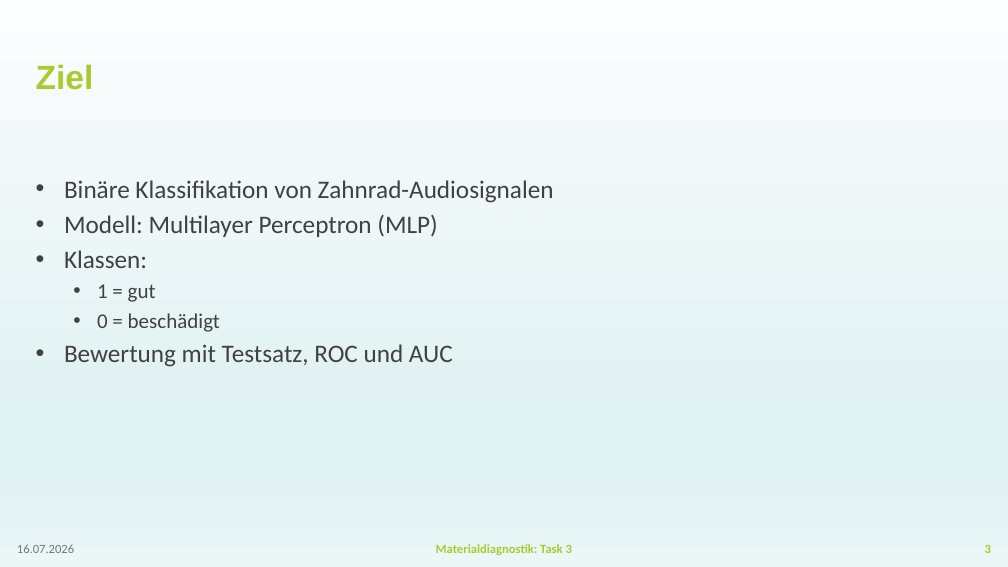
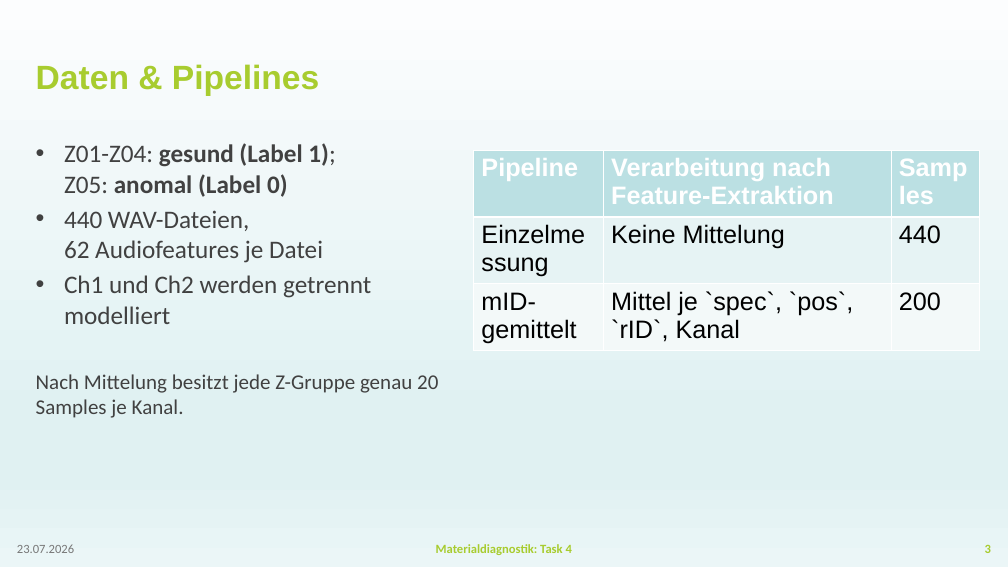
Before and after one commit to BGielczynski/AI_diagnostics, a slide deck: slide 3 of Task_4/Presentation_Task4.pptx. Drawn at 1008x567 pixels with LibreOffice and Linux fonts; fonts in the diff are those of the drawing; background and template pictures are left out. Boxes give left, top, right and bottom in pixels: in the first picture for what was removed or moved away, otherwise in the second. Text is boxed around its words. In the diff, an @@ line names an element or a change of style, - is before the commit and + after.

```diff
--- a/Task_4/Presentation_Task4.pptx
+++ b/Task_4/Presentation_Task4.pptx
@@ title at bbox=[36, 64, 319, 96]: text changed @@
-Ziel
+Daten & Pipelines
@@ text at bbox=[36, 143, 438, 418]: text changed @@
-• Binäre Klassifikation von Zahnrad-Audiosignalen
-• Modell: Multilayer Perceptron (MLP)
-• Klassen:
-  • 1 = gut
-  • 0 = beschädigt
-• Bewertung mit Testsatz, ROC und AUC
+• Z01-Z04: gesund (Label 1);
+  Z05: anomal (Label 0)
+• 440 WAV-Dateien,
+  62 Audiofeatures je Datei
+• Ch1 und Ch2 werden getrennt modelliert
+Nach Mittelung besitzt jede Z-Gruppe genau 20 Samples je Kanal.
@@ table added at bbox=[474, 150, 981, 352], 3 rows, 3 columns @@
+Pipeline | Verarbeitung nach Feature-Extraktion | Samples
+Einzelmessung | Keine Mittelung | 440
+mID-gemittelt | Mittel je `spec`, `pos`, `rID`, Kanal | 200
@@ text at bbox=[17, 544, 74, 553]: text changed @@
-16.07.2026
+23.07.2026
@@ text at bbox=[436, 544, 572, 555]: text changed @@
-Materialdiagnostik: Task 3
+Materialdiagnostik: Task 4
```
Also in this commit, not shown: 17 other slides changed, 1 slide added, 1 slide removed, 3 other files.
